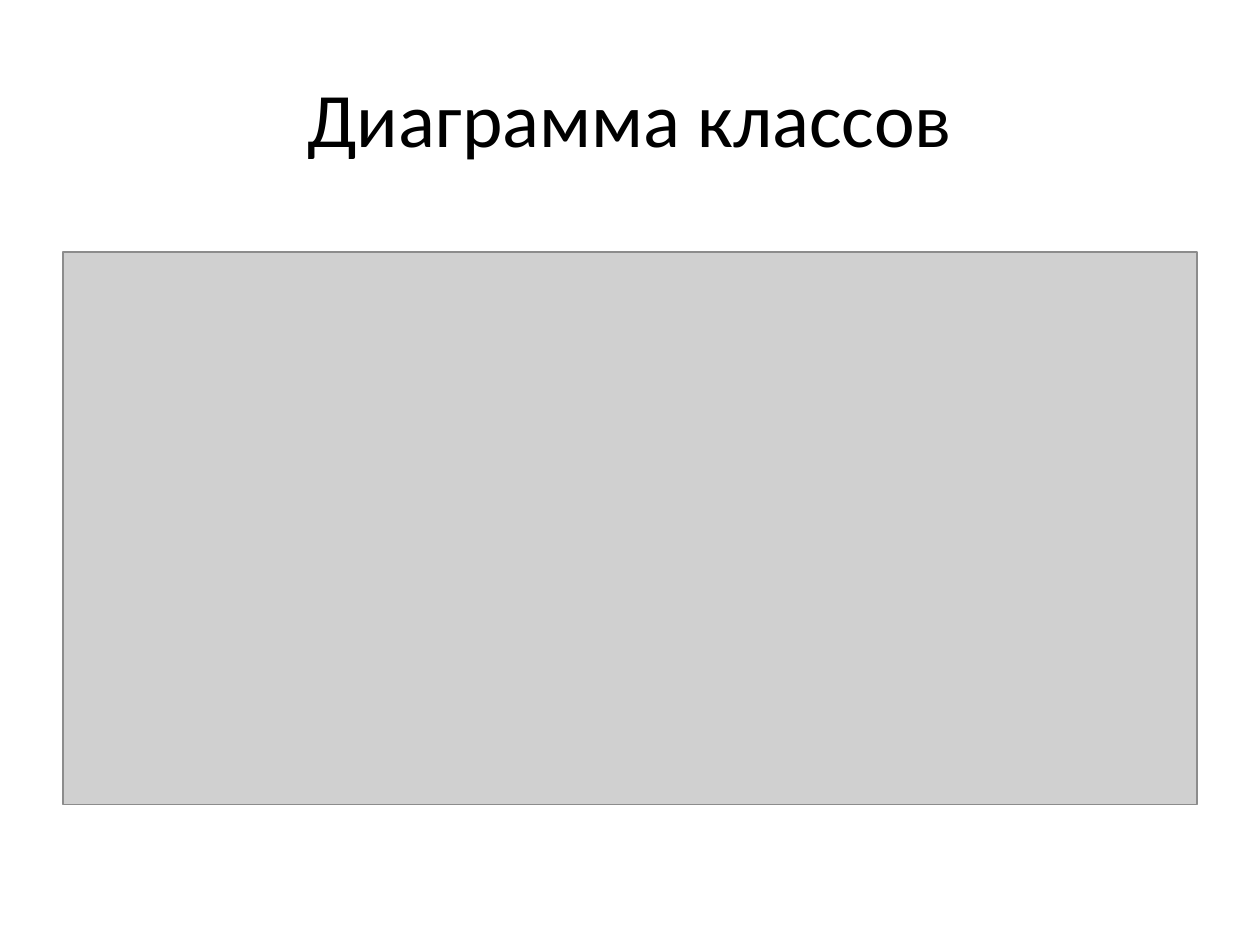
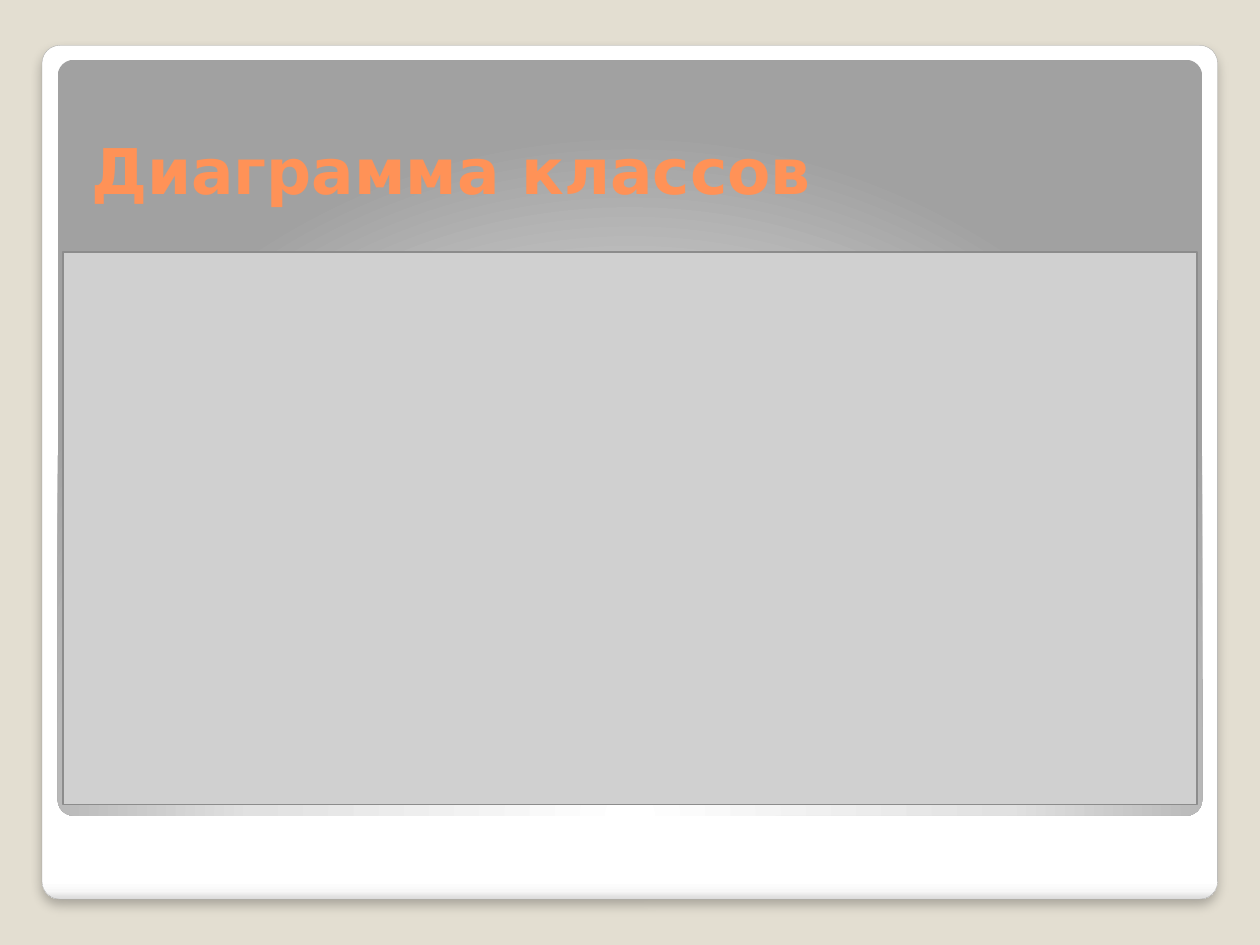
Before and after one commit to ARyaskov/SmilingMoose, a slide deck: slide 6 of Docs/ПрезентацияSumleditor.pptx. Drawn at 1260x945 pixels with LibreOffice and Linux fonts; fonts in the diff are those of the drawing; grey boxes stand for pictures. Boxes give left, top, right and bottom in pixels: in the first picture for what was removed or moved away, otherwise in the second. Text is boxed around its words. In the diff, an @@ line names an element or a change of style, - is before the commit and + after.

```diff
--- a/Docs/ПрезентацияSumleditor.pptx
+++ b/Docs/ПрезентацияSumleditor.pptx
@@ background #FFFFFF to #E3DED1 @@
@@ rounded rectangle added at [42,45,1217,900], fill gradient #FFFFFF to #F7F7F7 to #DADADA, outline #A4A4A4 0.16 pt @@
@@ rounded rectangle added at [58,59,1202,815], fill gradient #FFFFFF to #E1E1E1 to #A2A2A2 @@
@@ title removed at [307,97,952,160] @@
-Диаграмма классов
```
Also in this commit, not shown: 6 other slides changed, 8 slides added, 7 slides removed.
